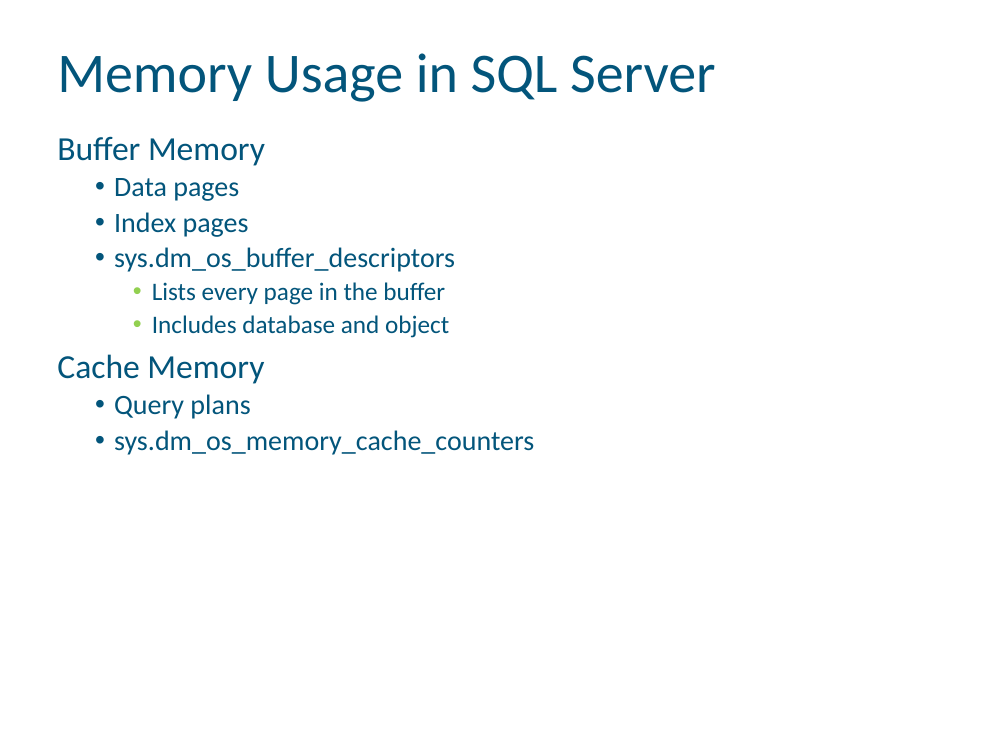
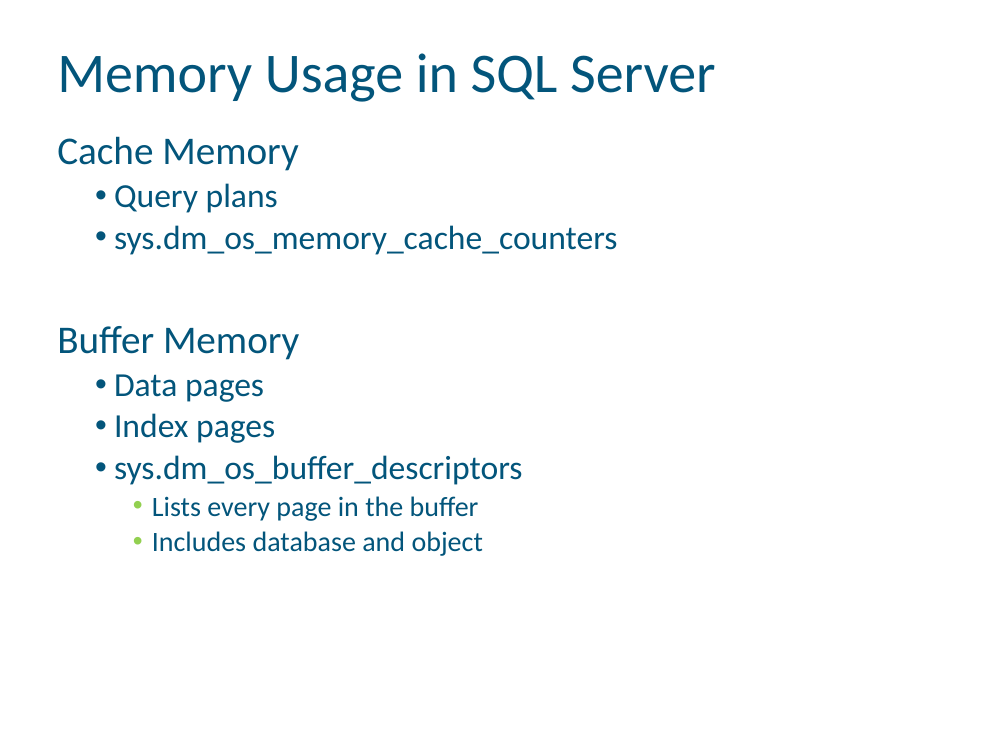
Before and after one commit to billgraziano/kcdc2018, a slide deck: slide 13 of ppt/2. Query Plans/Query Plan Usage - KCDC 2018.pptx. Drawn at 1008x756 pixels with LibreOffice and Linux fonts; fonts in the diff are those of the drawing. Boxes give left, top, right and bottom in pixels: in the first picture for what was removed or moved away, otherwise in the second. Text is boxed around its words. In the diff, an @@ line names an element or a change of style, - is before the commit and + after.

```diff
--- a/ppt/2. Query Plans/Query Plan Usage - KCDC 2018.pptx
+++ b/ppt/2. Query Plans/Query Plan Usage - KCDC 2018.pptx
@@ text at box(57, 136, 618, 255): paragraphs added @@
+Cache Memory
+  • Query plans
+  • sys.dm_os_memory_cache_counters
@@ text at box(57, 326, 523, 556): size 24 to 28 pt in "Buffer Memory"; size 20 to 24 pt in "Data pages", "Index pages", "sys.dm_os_buffer_descriptors"; size 18 to 20 pt in "Lists every page in the buffer", "Includes database and object" @@
@@ text at box(57, 354, 534, 455): paragraphs removed @@
-Cache Memory
-  • Query plans
-  • sys.dm_os_memory_cache_counters
```
Also in this commit, not shown: 3 other slides changed, 7 other files.
